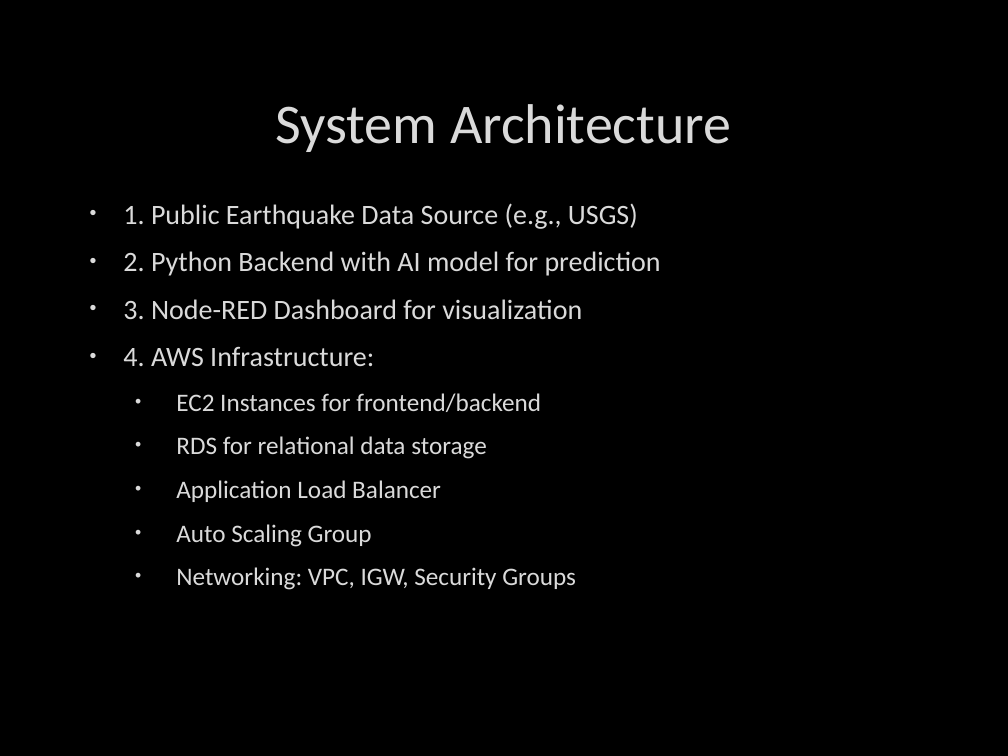
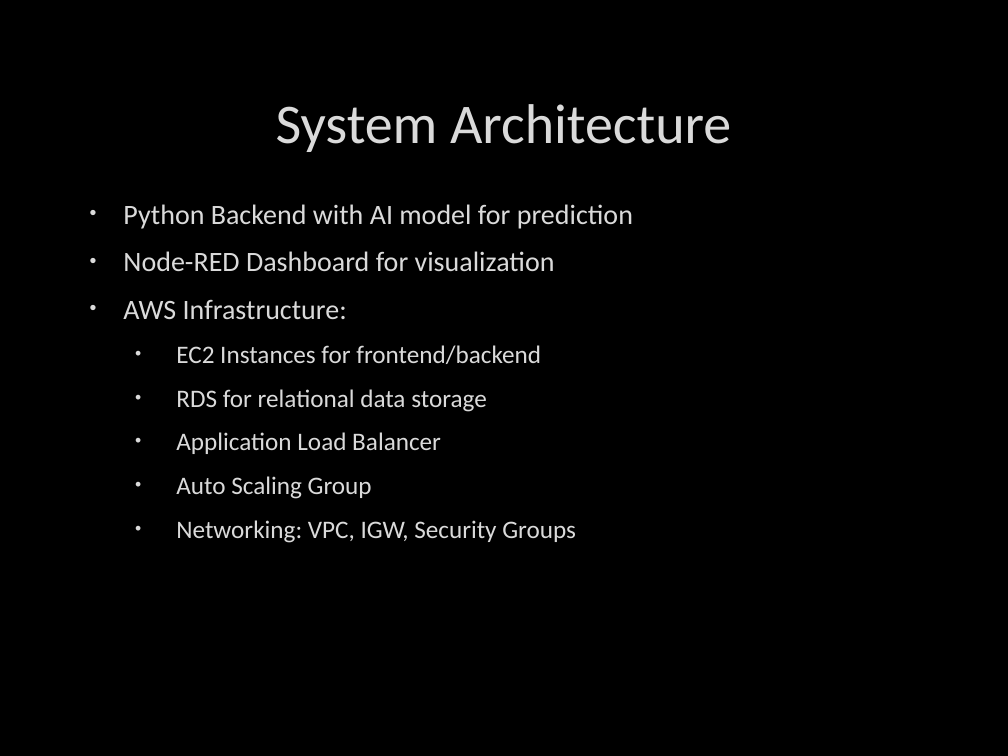
Before and after one commit to BenzenhoeferJochen/Earthquake_Predictor, a slide deck: slide 3 of Earthquake_Predictor_Capstone_Presentation.pptx. Drawn at 1008x756 pixels with LibreOffice and Linux fonts; fonts in the diff are those of the drawing; background and template pictures are left out. Boxes give left, top, right and bottom in pixels: in the first picture for what was removed or moved away, otherwise in the second. Text is boxed around its words. In the diff, an @@ line names an element or a change of style, - is before the commit and + after.

Commit message:
Some Changes in the presentation

```diff
--- a/Earthquake_Predictor_Capstone_Presentation.pptx
+++ b/Earthquake_Predictor_Capstone_Presentation.pptx
@@ text at [123, 204, 633, 319]: text changed @@
-• 1. Public Earthquake Data Source (e.g., USGS)
-• 2. Python Backend with AI model for prediction
-• 3. Node-RED Dashboard for visualization
-• 4. AWS Infrastructure:
+• Python Backend with AI model for prediction
+• Node-RED Dashboard for visualization
+• AWS Infrastructure:
```
Also in this commit, not shown: 1 other slide changed, 1 slide added.
